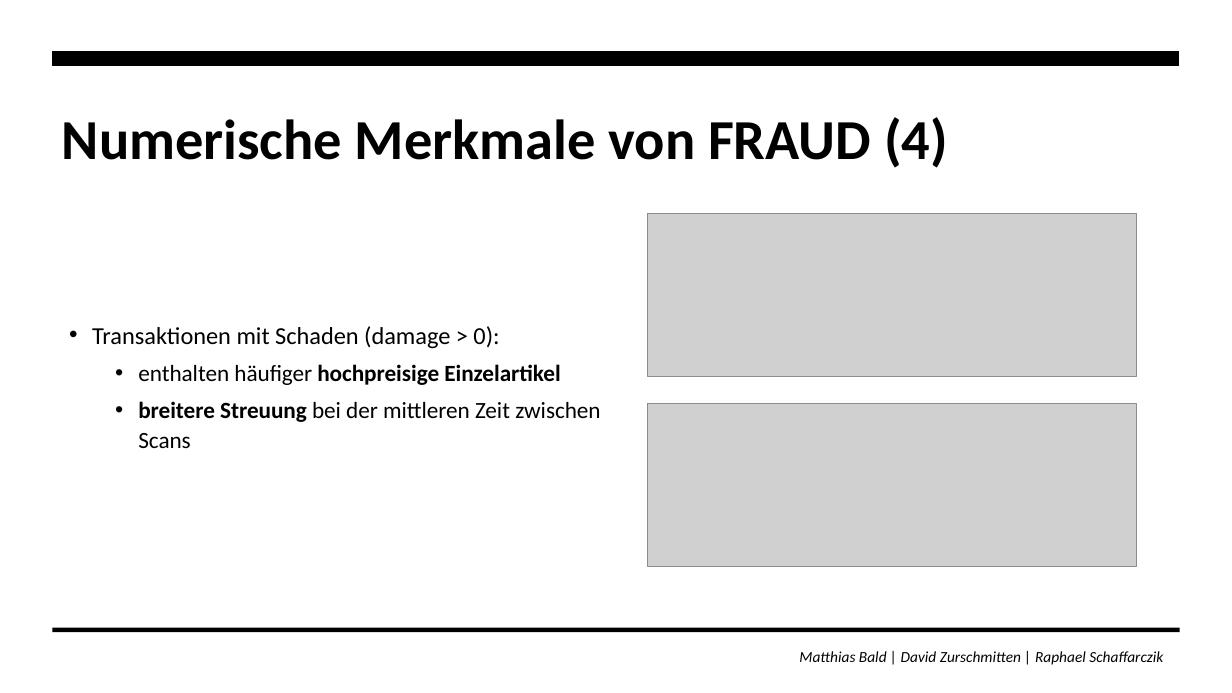
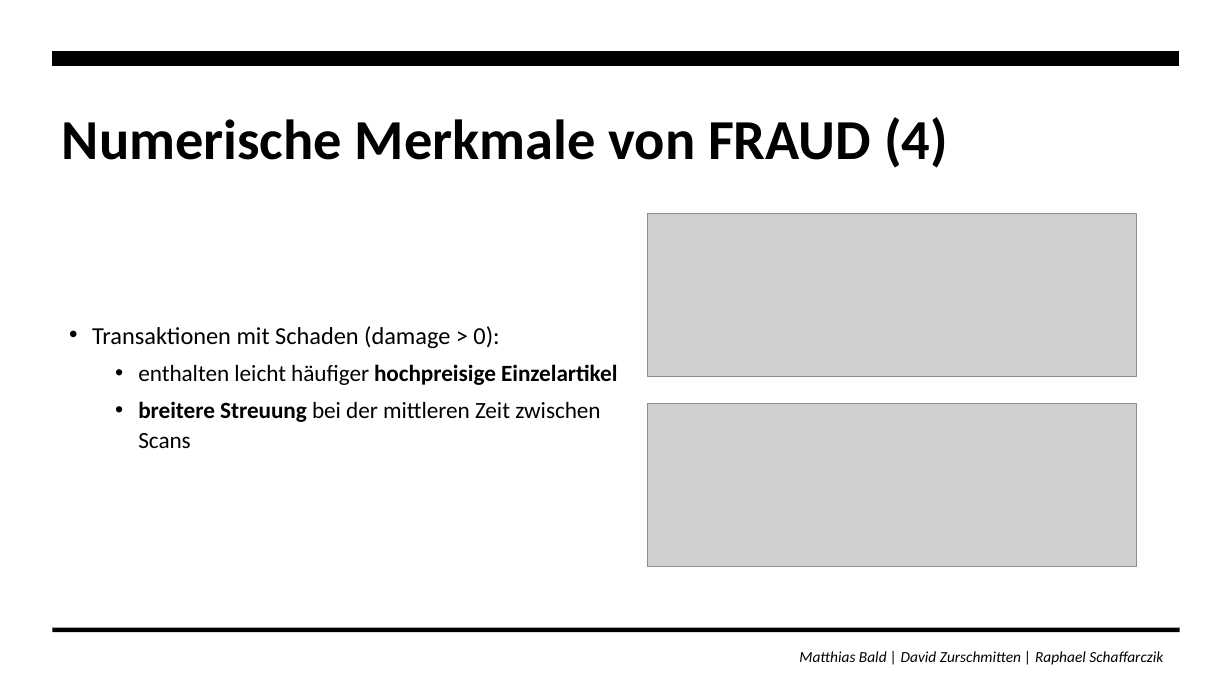
Before and after one commit to zurdavid/projektpraktikum-datascience, a slide deck: slide 30 of präsentationen/Abschlusspräsentation_Entwurf.pptx. Drawn at 1232x693 pixels with LibreOffice and Linux fonts; fonts in the diff are those of the drawing; grey boxes stand for pictures. Boxes give left, top, right and bottom in pixels: in the first picture for what was removed or moved away, otherwise in the second. Text is boxed around its words. In the diff, an @@ line names an element or a change of style, - is before the commit and + after.

```diff
--- a/präsentationen/Abschlusspräsentation_Entwurf.pptx
+++ b/präsentationen/Abschlusspräsentation_Entwurf.pptx
@@ text at (x1=138, y1=364, x2=617, y2=385): text changed @@
-  • enthalten häufiger hochpreisige Einzelartikel
+  • enthalten leicht häufiger hochpreisige Einzelartikel
```
Also in this commit, not shown: 3 other slides changed, 1 slide removed, 2 other files.
